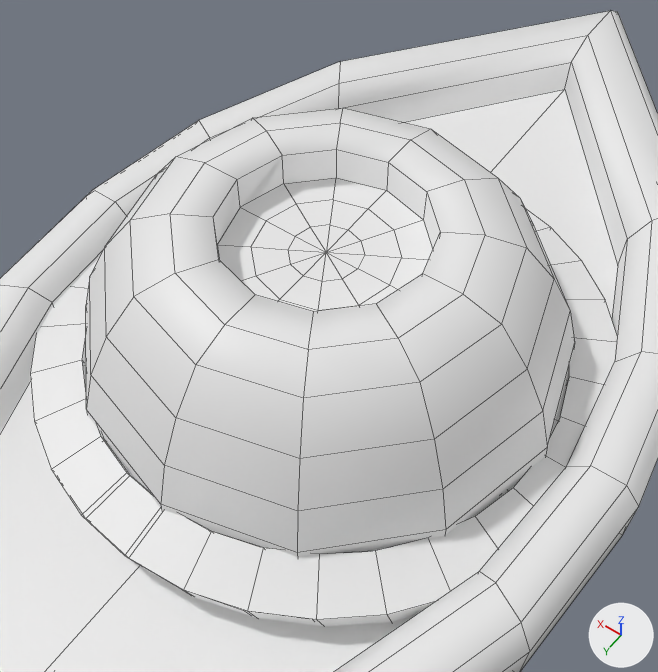
Two versions of the FBX model Project_Gruppe5/Assets/_Models/eye.fbx, one commit apart.
Before and after are seen from a camera (50 mm lens) standing at (-0.992, 1.375, 2.253) and looking at (-0.006, -0.006, 0.084). Every picture has the same lights, and +X, +Y and +Z are marked at lower right. Mesh edges are drawn as thin lines. Where no turn or scale is listed for an object, it has been applied to the vertices.

Before the edit, the objects in view are built like this:
```python
me_plane = bpy.data.meshes.new('Plane')
me_plane.from_pydata(...)  # 78 vertices, 76 faces; spans x -1.0..1.0, y -2.06..2.06, z -0.3..-0.07
me_sphere_001 = bpy.data.meshes.new('Sphere.001')
me_sphere_001.from_pydata(...)  # 206 vertices, 216 faces; spans x -0.742..0.742, y -0.742..0.742, z -0.742..0.56
me_sphere_003 = bpy.data.meshes.new('Sphere.003')
me_sphere_003.from_pydata(...)  # 214 vertices, 224 faces; spans x -0.05..1.0, y -1.0..1.0, z -0.99..1.01
me_sphere_004 = bpy.data.meshes.new('Sphere.004')
me_sphere_004.from_pydata(...)  # 214 vertices, 224 faces; spans x -1.0..0.05, y -1.0..1.0, z -0.99..1.01
ob_bott = bpy.data.objects.new('bott', me_sphere_003)
ob_bott.location = (-0.005, 0.0, 0.078)
ob_bott.rotation_euler = (0.0, 1.555, 0.0)  # degrees (0, 89, 0)
ob_bott.scale = (0.87, 0.87, 0.87)
ob_plane = bpy.data.objects.new('Plane', me_plane)
ob_plane.location = (0.0, 0.0, 0.235)
ob_sphere = bpy.data.objects.new('Sphere', me_sphere_001)
ob_sphere.location = (0.0, 0.0, -0.003)
ob_top = bpy.data.objects.new('top', me_sphere_004)
ob_top.location = (0.005, 0.0, 0.081)
ob_top.rotation_euler = (0.0, -1.555, 0.0)  # degrees (0, -89, 0)
ob_top.scale = (0.87, 0.87, 0.87)
```
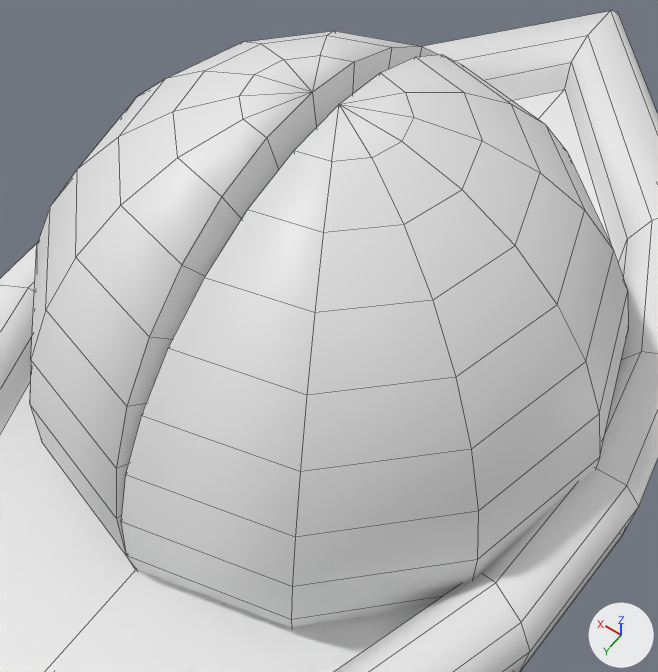
Commit message: eye change

Where the change shows, as pixel boxes (x1, y1, x2, y2) in the pictures (658 x 672 px):
'top', moved, turned
    before: (84, 208, 617, 627)
    after: (121, 55, 628, 628)
'Sphere', reshaped (not visible afterwards)
    before: (86, 108, 575, 557)
'bott', moved, turned
    before: (30, 260, 567, 594)
    after: (30, 31, 438, 570)
part 1 of me_sphere_001, cut back
    before: (90, 108, 570, 511)

What the commit changed:
me_sphere_001 is used by ob_sphere; location (0.0, 0.0, -0.003).
me_sphere_001 had 206 vertices, 216 faces and spanned x -0.742..0.742, y -0.742..0.742, z -0.742..0.56.
me_sphere_001 now has 194 vertices, 204 faces and spans x -0.742..0.742, y -0.742..0.742, z -0.742..0.287.
Part 1, on me_sphere_001:
13 vertices are removed from x -0.104..0.104, y -0.104..0.104, z 0.454.
24 faces are deleted.
24 vertices in x -0.412..0.412, y -0.412..0.412, z 0.56 move by (0.0, 0.0, -0.273).
12 vertices in x -0.525..0.525, y -0.525..0.525, z 0.525 move by (0.0, 0.0, -0.238).
12 vertices in x -0.617..0.617, y -0.617..0.617, z 0.412 move by (0.0, 0.0, -0.125).
24 vertices move from x -0.297..0.297, y -0.297..0.297, z 0.454 to x -0.204..0.204, y -0.204..0.204, z 0.287.
1 vertex is added at (0.0, 0.0, 0.287).
12 new faces join them.
Object 'top' (ob_top) moves from (0.005, 0.0, 0.081) to (0.0, 0.0, 0.076).
Object 'top' (ob_top) turns from (0, -89, 0) to (0, -2.5, 0) degrees about x, y and z.
Object 'bott' (ob_bott) moves from (-0.005, 0.0, 0.078) to (0.0, 0.0, 0.076).
Object 'bott' (ob_bott) turns from (0, 89, 0) to (0, 2.5, 0) degrees about x, y and z.
